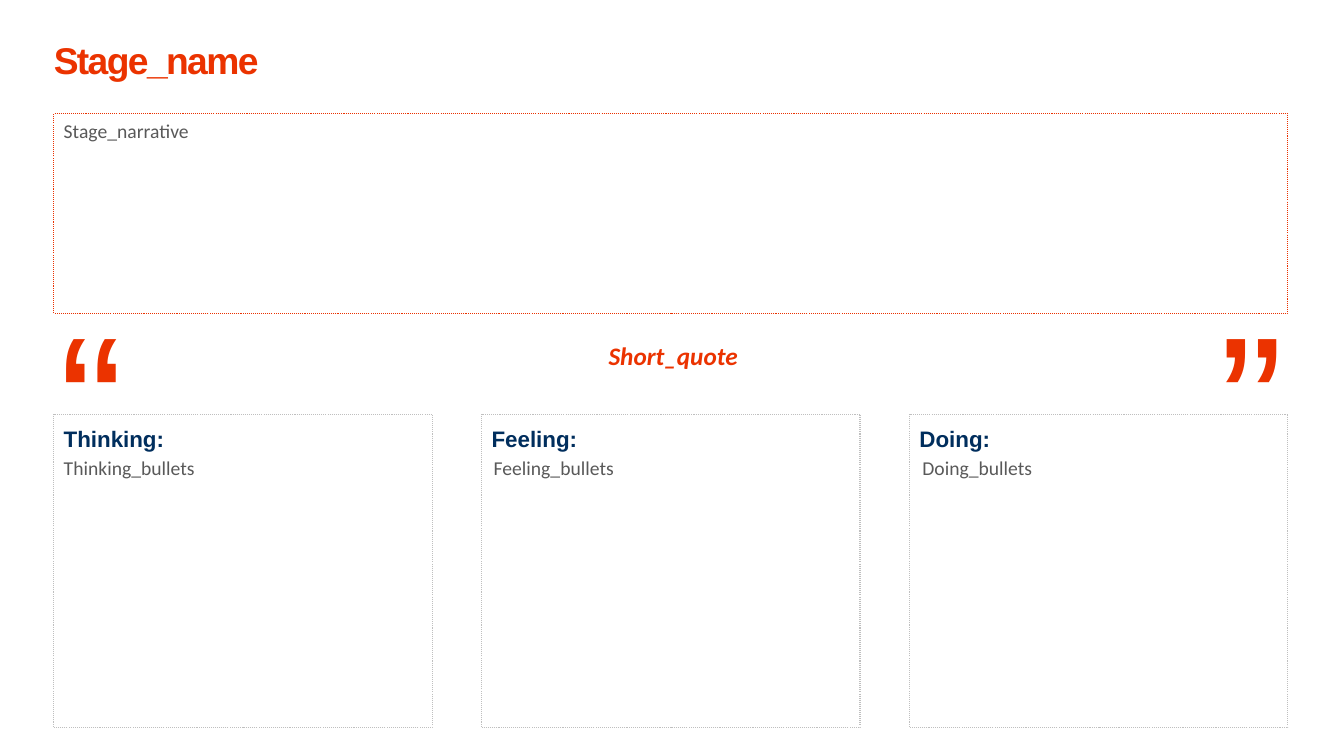
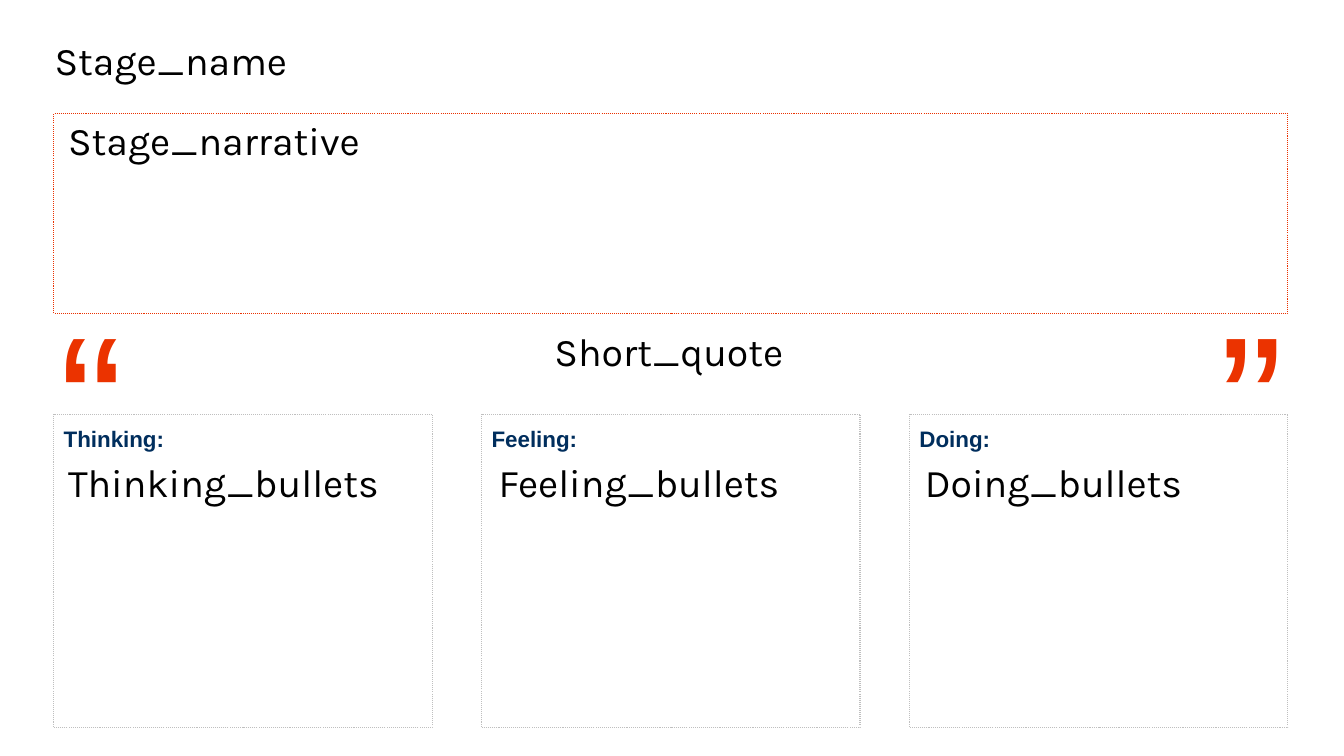
Before and after one commit to xpistos90210/templates, a slide deck: slide 4 of Journey_template.pptx (slide 5 before the commit). Drawn at 1344x756 pixels with LibreOffice and Linux fonts; fonts in the diff are those of the drawing. Boxes give left, top, right and bottom in pixels: in the first picture for what was removed or moved away, otherwise in the second. Text is boxed around its words. In the diff, an @@ line names an element or a change of style, - is before the commit and + after.

```diff
--- a/Journey_template.pptx
+++ b/Journey_template.pptx
@@ text "Stage_name" at (55,50,287,85): size 26.6 to 28 pt, font Arial to Karla, text colour #EB3300 to #000000, letter spacing -1.2 to 0 pt, bold off; line spacing 0.85 to 0.9; more space between paragraphs; vertical alignment middle to top @@
@@ text "Short_quote": place and size @@
-text "Short_quote" at (609,347,738,369)
+text "Short_quote" at (554,339,783,376)
@@ text "Short_quote" at (554,339,783,376): size 18 to 28 pt, font Calibri to Karla, text colour #EB3300 to #000000, bold off, italic off; line spacing 1 to 0.9; more space between paragraphs @@
@@ text "Thinking_bullets": place and size @@
-text "Thinking_bullets" at (64,461,195,479)
+text "Thinking_bullets" at (68,470,379,507)
@@ text "Feeling_bullets": place and size @@
-text "Feeling_bullets" at (494,461,614,479)
+text "Feeling_bullets" at (499,470,780,507)
@@ size 14 to 28 pt, font Calibri to Karla, text colour #595959 to #000000; line spacing 1 to 0.9; more space between paragraphs in 4 elements at (68,128,360,165), (68,470,379,507), (499,470,780,507), (925,470,1182,507) @@
@@ text "Doing_bullets": place and size @@
-text "Doing_bullets" at (922,461,1032,479)
+text "Doing_bullets" at (925,470,1182,507)
```
Also in this commit, not shown: 4 other slides changed, 7 other files.
